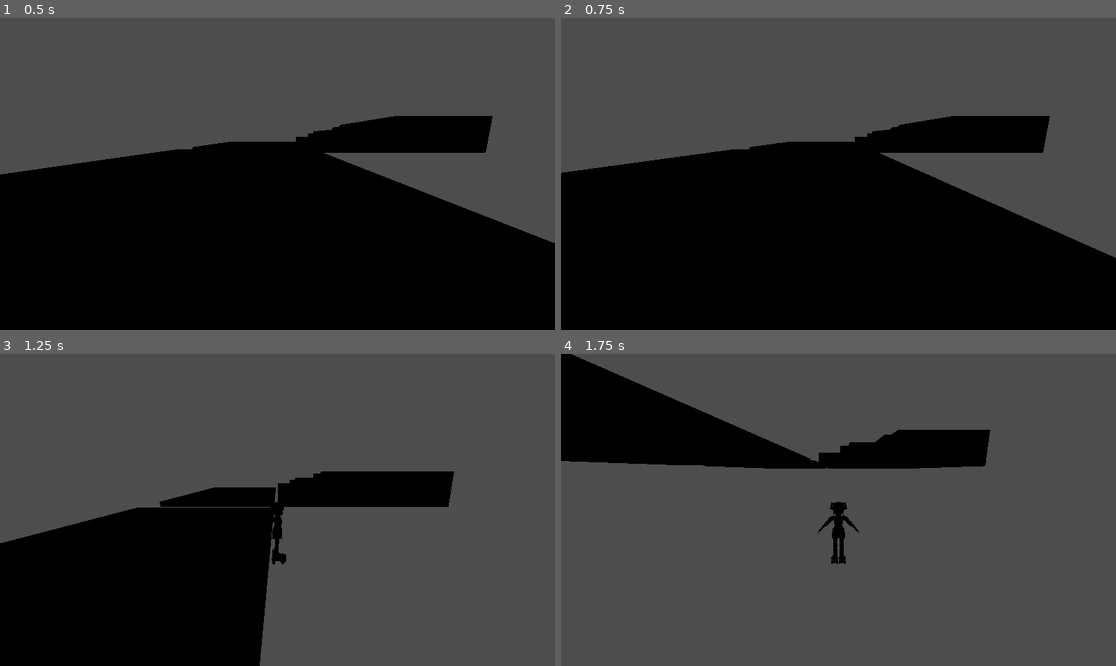
Above: before the commit, frames 1-4 (two rows, left to right).
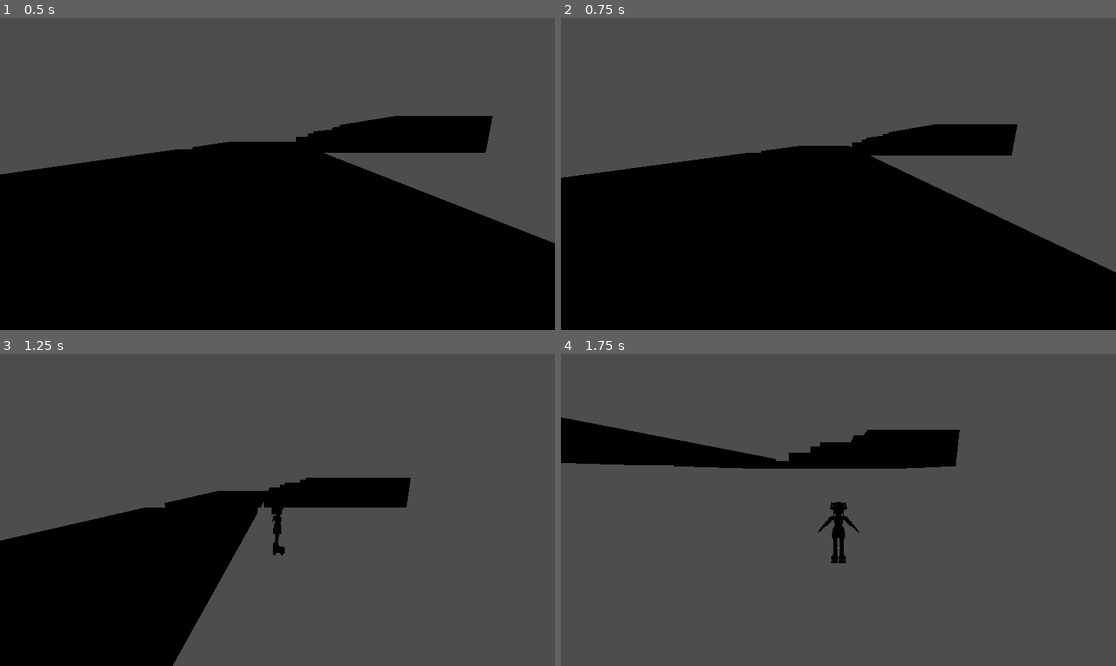
Above: after the commit, the same moments.

Repository: AceLazer/rush-riders
Game: Godot game, scene res://game.tscn
Same seed, same stepped clock (60 frames per second), same inputs: the game is played once before the commit and once after it.
Inputs (mouse positions are in pixels of both pictures, inside the frame that each line leads up to):
- Up to frame 1 (0.5 s): no input
- Up to frame 2 (0.75 s): tap Enter at 0.5 s; move the mouse to (960, 158) at 0.52 s; hold D (move_right) from 0.53 s (still down); hold Shift (boost) from 0.53 s (still down)
- Up to frame 3 (1.25 s): keep holding D (move_right); keep holding Shift (boost); tap Space (jump) at 0.77 s
- Up to frame 4 (1.75 s): move the mouse to (727, 525) at 1.27 s; release D (move_right) at 1.28 s; release Shift (boost) at 1.28 s; hold S (move_down) from 1.28 s (still down); tap Shift (boost) at 1.35 s; tap Space (jump) at 1.52 s

Frame 1 is identical in both runs. In frame 2, 3.8% of the frame differs, in the area x 0-100%, y 31-82%; in frame 3, 6.4%; in frame 4, 6.5%, in the area x 0-78%, y 0-68%.

Commit message:
Boosting is functional + fov change
We have boost! Boosting is functional, variables are created for FOV changes and are fully functional.

Diff:
--- a/models/player_3d.gd
+++ b/models/player_3d.gd
@@ -19,11 +19,17 @@
 var _last_movement_direction := Vector3.BACK
 var _gravity := -30.0 # how quick we fall
 
+#fov + boost checks
+var _is_boosting := false
+var _base_fov := 75.0 #base fov
+
+
 @onready var _camera_pivot: Node3D = %CameraPivot #the node the camera pivots on
 @onready var _camera: Camera3D = %Camera3D #the camera itself
 @onready var _skin: Node3D = %axiaSkin # the model/skin
 
-
+func _ready() -> void:
+	_base_fov = _camera.fov
 
 #left click to allow mouse camera, esc to exit it
 func  _input(event: InputEvent) -> void:
@@ -56,12 +62,25 @@
 	var move_direction := forward * raw_input.y + right * raw_input.x
 	move_direction.y = 0.0 #makes it so if we look at ground, it doesn't mess with the direction of movement
 	move_direction = move_direction.normalized()
+	#	boosting
+# button held?
+	_is_boosting = Input.is_action_pressed("boost")
+
+	var target_speed := move_speed * boost_multiplier if _is_boosting else move_speed
+	var target_accel := boost_acceleration if _is_boosting else acceleration
+
+	var target_fov := _base_fov + boost_fov_increase if _is_boosting else _base_fov
+	_camera.fov = lerp(_camera.fov, target_fov, 10.0 * delta)
+
 
 #	storing velocities
 	var y_velocity := velocity.y
 	velocity.y = 0.0
-	velocity = velocity.move_toward(move_direction * move_speed, acceleration * delta)
+	velocity = velocity.move_toward(move_direction * target_speed, target_accel * delta)
 	velocity.y = y_velocity + _gravity * delta
+
+
+
 
 #	if we're on the ground, let us jump
 	var is_starting_jump := Input.is_action_just_pressed("jump") and is_on_floor()
